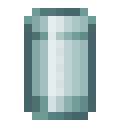
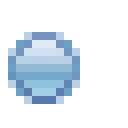
Layers edited between the first and the second 128 x 128 image:
removed layer "Layer 1" over [24, 8, 96, 120]
showed "container" over [8, 32, 80, 104]
